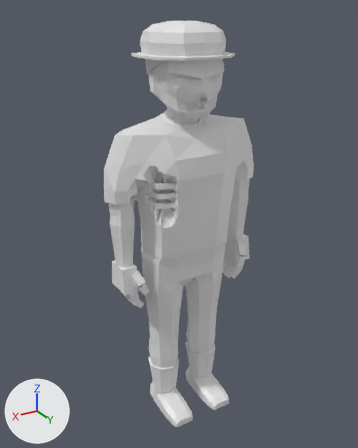
The glTF model assets/models/zombie_worker_m_b2.glb as it was, and as the next commit left it.
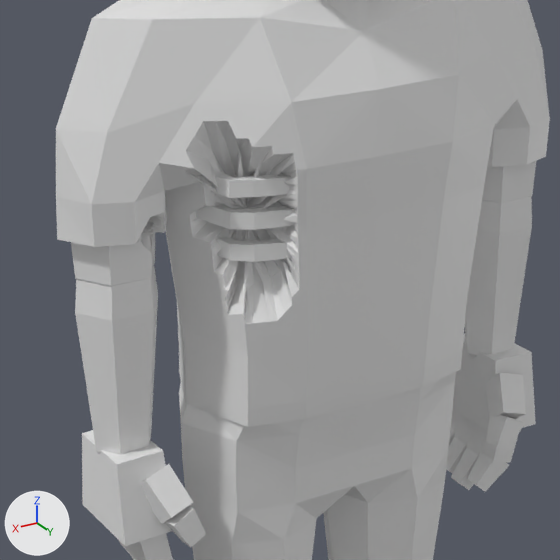
Each version appears first whole from a 50 mm lens placed at (1.178, 1.92, 2.012), pointed at (0.01, -0.028, 1.038), and next in a close-up on the part from 24% to 72% of the width and 29% to 67% of the height. Arrows for +X, +Y and +Z are at lower left; the lights stay in place. The last two pictures show the newer version. Vertices at exactly the same position are counted once.

Objects in the first close-up: 'zombie_worker_m_b2'.
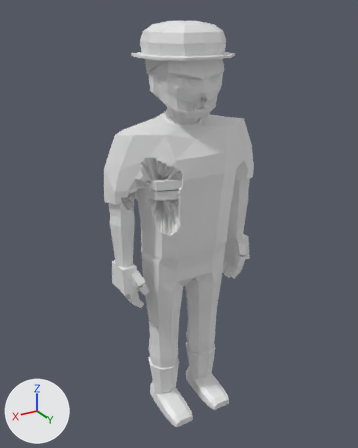
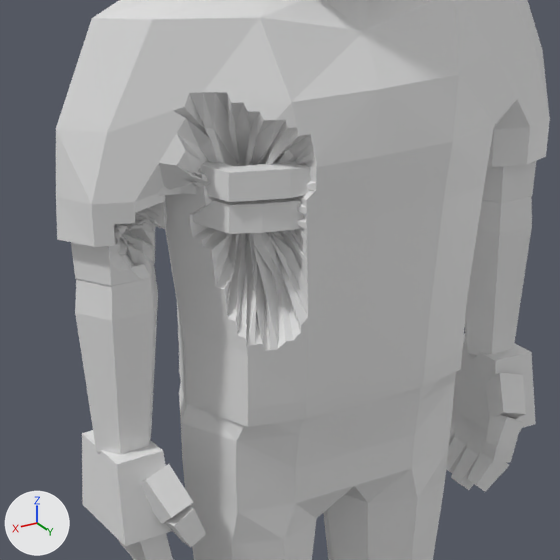
The change in detail:
me_zombie_worker_m_b2 is used by ob_zombie_worker_m_b2; location (0.0, 0.0, 0.0).
me_zombie_worker_m_b2 had 2191 vertices, 4204 faces and spanned x -0.41..0.41, y -0.21..0.22, z 0.0..1.97.
me_zombie_worker_m_b2 now has 2498 vertices, 4830 faces and spans x -0.41..0.41, y -0.21..0.22, z 0.0..1.97.
me_zombie_worker_m_b2 part 1: a new loose piece of 32 vertices spanning x 0.05..0.29, y 0.03..0.15, z 1.29..1.33.
me_zombie_worker_m_b2 part 2: 85 vertices moved from x 0.12..0.33, y 0.0..0.16, z 1.09..1.41 to x 0.06..0.34, y -0.02..0.16, z 1.1..1.39; 362 vertices removed from x 0.08..0.37, y -0.02..0.16, z 1.08..1.42; 637 vertices added at x 0.04..0.41, y -0.1..0.16, z 0.98..1.53.

Boxes [x1, y1, x2, y2] around the edits, measured in the close-ups (560 x 560 px; the box of a moved part takes in the faces that stretch with it):
part 1 of me_zombie_worker_m_b2, added: after [158, 161, 311, 202]
part 2 of me_zombie_worker_m_b2, moved or reshaped: before [76, 18, 383, 351]; after [56, 0, 383, 419]
